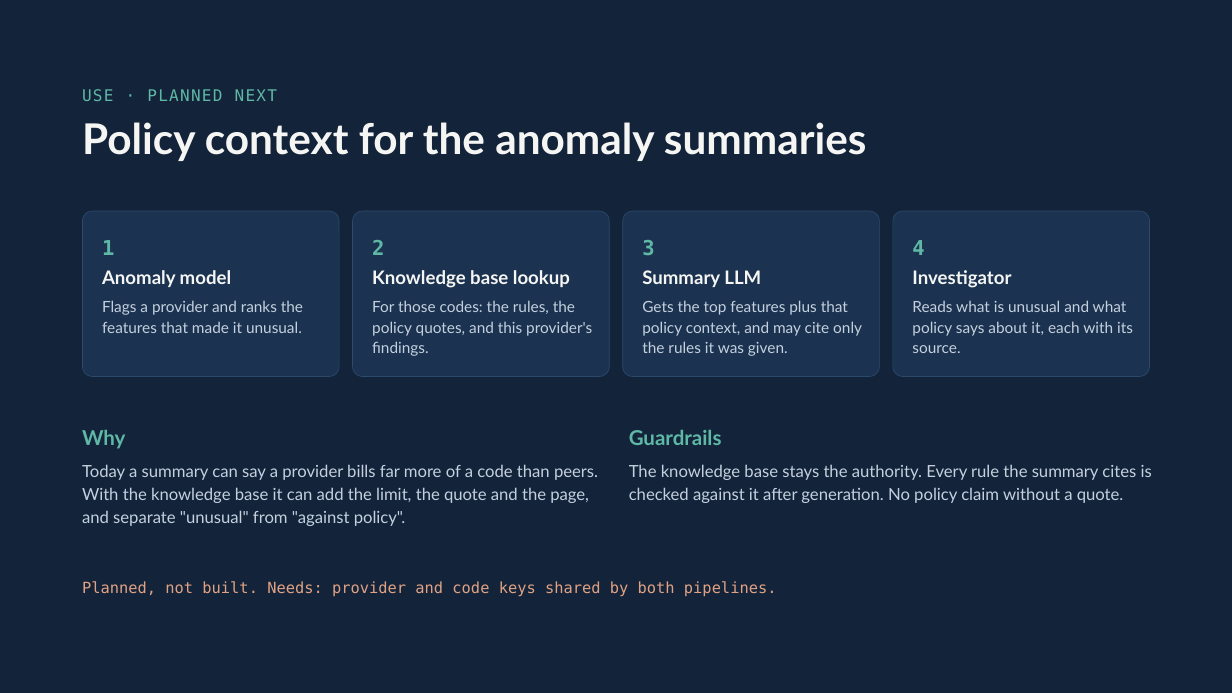
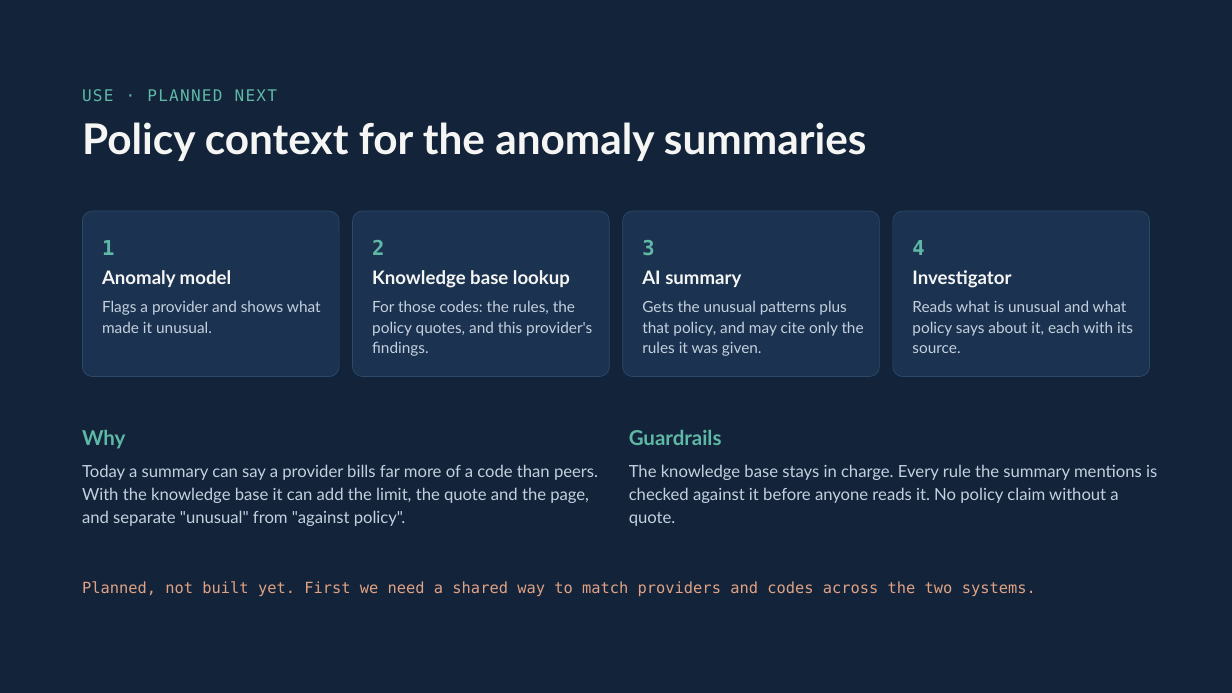
Before and after one commit to Sedozan/policy_intelligence, a slide deck: slide 8 of Knowledge Base MVP.pptx (slide 9 before the commit). Drawn at 1232x693 pixels with LibreOffice and Linux fonts; fonts in the diff are those of the drawing. Boxes give left, top, right and bottom in pixels: in the first picture for what was removed or moved away, otherwise in the second. Text is boxed around its words. In the diff, an @@ line names an element or a change of style, - is before the commit and + after.

```diff
--- a/Knowledge Base MVP.pptx
+++ b/Knowledge Base MVP.pptx
@@ text at [642, 270, 741, 287]: text changed @@
-Summary LLM
+AI summary
@@ text at [102, 300, 321, 333]: text changed @@
-Flags a provider and ranks the features that made it unusual.
+Flags a provider and shows what made it unusual.
@@ text at [642, 300, 864, 356]: text changed @@
-Gets the top features plus that policy context, and may cite only the rules it was given.
+Gets the unusual patterns plus that policy, and may cite only the rules it was given.
@@ text at [629, 464, 1157, 526]: text changed @@
-The knowledge base stays the authority. Every rule the summary cites is checked against it after generation. No policy claim without a quote.
+The knowledge base stays in charge. Every rule the summary mentions is checked against it before anyone reads it. No policy claim without a quote.
@@ text at [82, 581, 1036, 597]: text changed @@
-Planned, not built. Needs: provider and code keys shared by both pipelines.
+Planned, not built yet. First we need a shared way to match providers and codes across the two systems.
```
Also in this commit, not shown: 2 other slides changed, 5 slides added, 7 slides removed.
